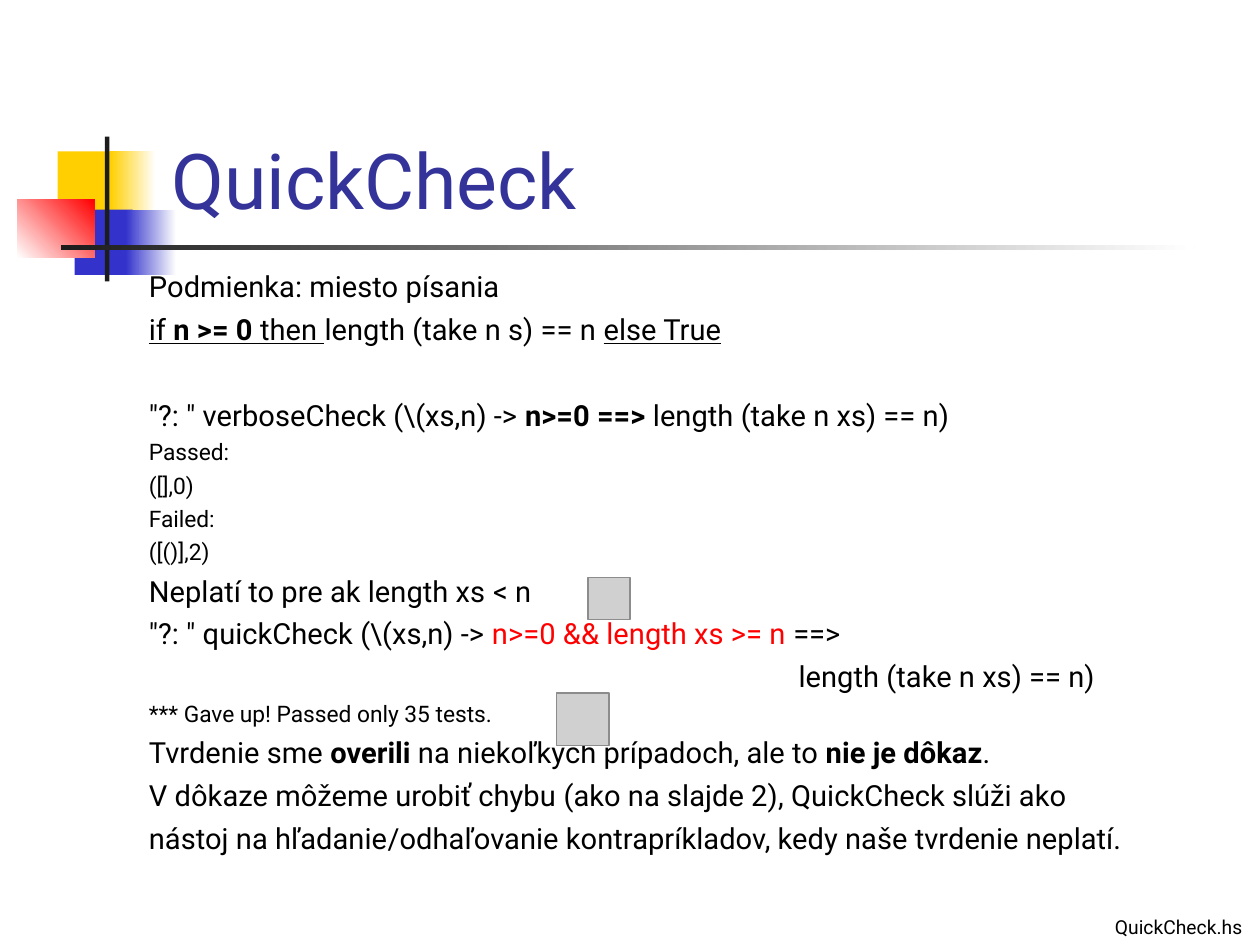
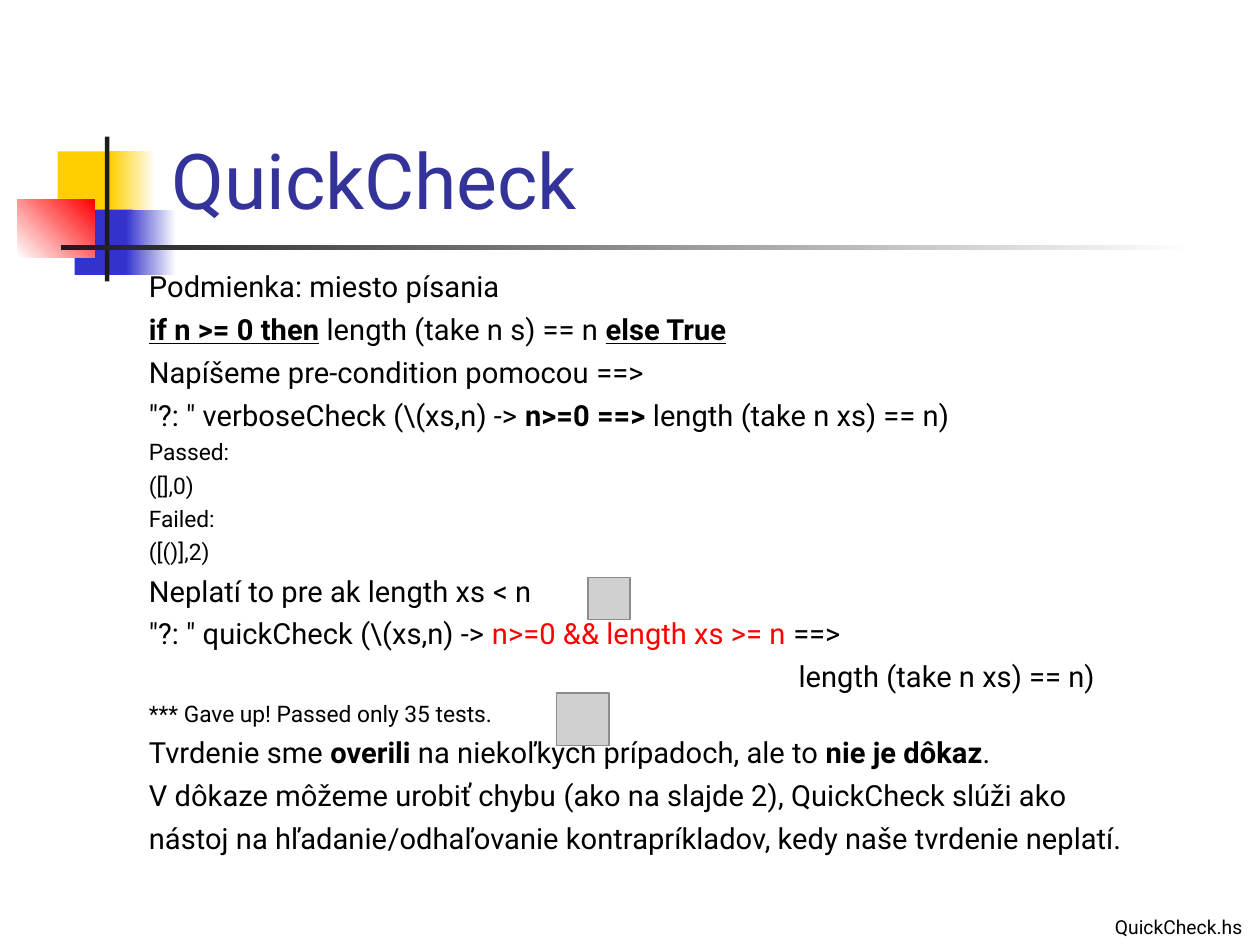
Before and after one commit to Funkcionalne/Prednasky, a slide deck: slide 5 of 02/02_fpro.ppt. Drawn at 1260x945 pixels with LibreOffice and Linux fonts; fonts in the diff are those of the drawing; grey boxes stand for pictures. Boxes give left, top, right and bottom in pixels: in the first picture for what was removed or moved away, otherwise in the second. Text is boxed around its words. In the diff, an @@ line names an element or a change of style, - is before the commit and + after.

```diff
--- a/02/02_fpro.ppt
+++ b/02/02_fpro.ppt
@@ text at (149,317,726,347): bold on in "if then else True" @@
@@ text at (149,361,588,389): paragraph added @@
+Napíšeme pre-condition pomocou ==>
```
Also in this commit, not shown: 4 other slides changed, 7 slides added, 7 other files.
